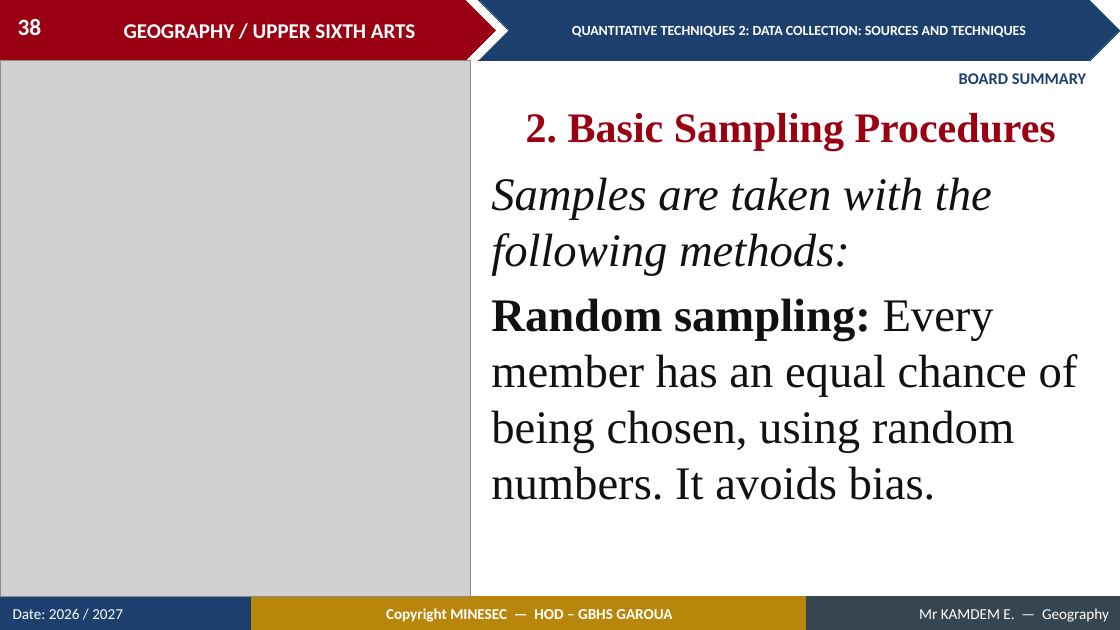
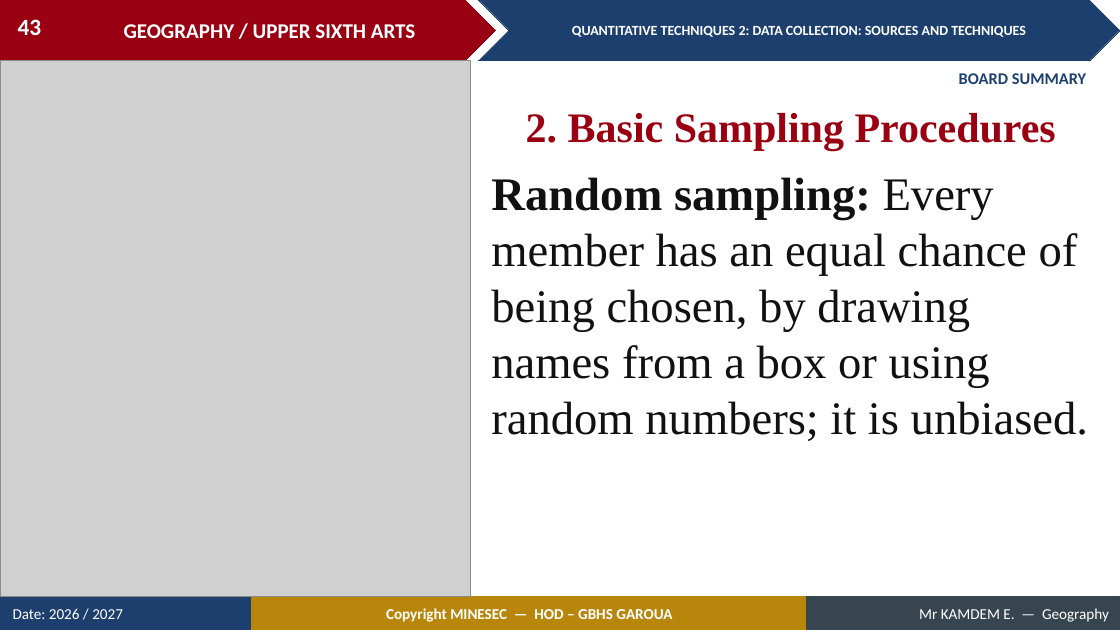
Before and after one commit to Berthautk/linea-github, a slide deck: slide 43 of lecons/USA/Practical Geography/11_USA_PRA_QT02_Data_Collection_Sources_and_Techniques.pptx (slide 38 before the commit). Drawn at 1120x630 pixels with LibreOffice and Linux fonts; fonts in the diff are those of the drawing; grey boxes stand for pictures. Boxes give left, top, right and bottom in pixels: in the first picture for what was removed or moved away, otherwise in the second. Text is boxed around its words. In the diff, an @@ line names an element or a change of style, - is before the commit and + after.

```diff
--- a/lecons/USA/Practical Geography/11_USA_PRA_QT02_Data_Collection_Sources_and_Techniques.pptx
+++ b/lecons/USA/Practical Geography/11_USA_PRA_QT02_Data_Collection_Sources_and_Techniques.pptx
@@ page number at (18,19,42,35): text changed @@
-38
+43
@@ text at (491,177,1088,441): text changed @@
-Samples are taken with the following methods:
-Random sampling: Every member has an equal chance of being chosen, using random numbers. It avoids bias.
+Random sampling: Every member has an equal chance of being chosen, by drawing names from a box or using random numbers; it is unbiased.
```
Also in this commit, not shown: 43 other slides changed, 14 slides added, 7 slides removed, 55 other files.
